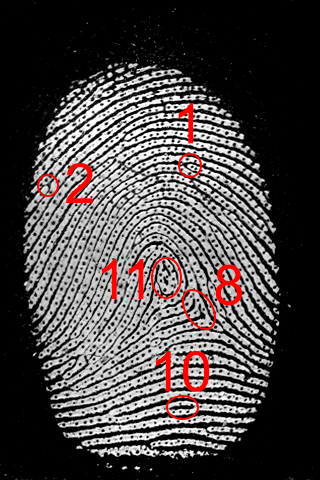
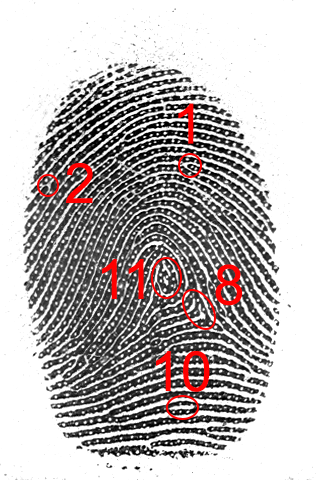
Layer changes from the first 320 × 480 image to the second:
painted on "Elipsa 3" over [184, 292, 214, 326]
painted on "Elipsa 1" over [173, 261, 176, 294]
painted on "Warstwa 0" over [0, 0, 320, 480]
